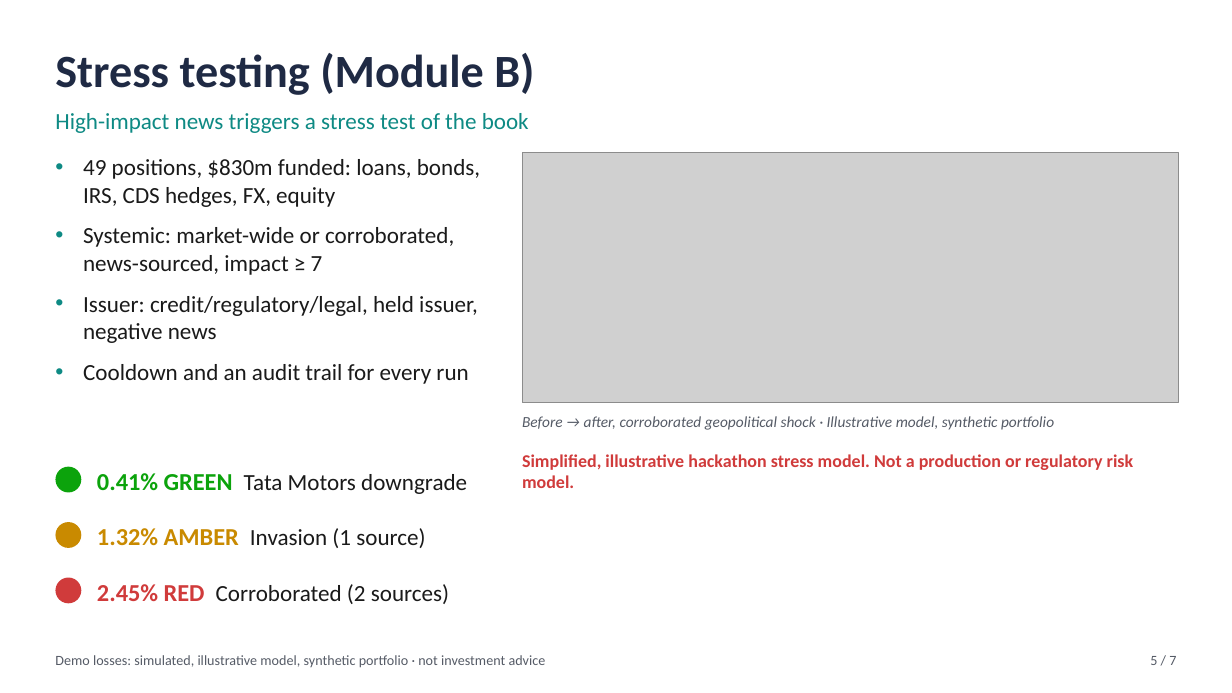
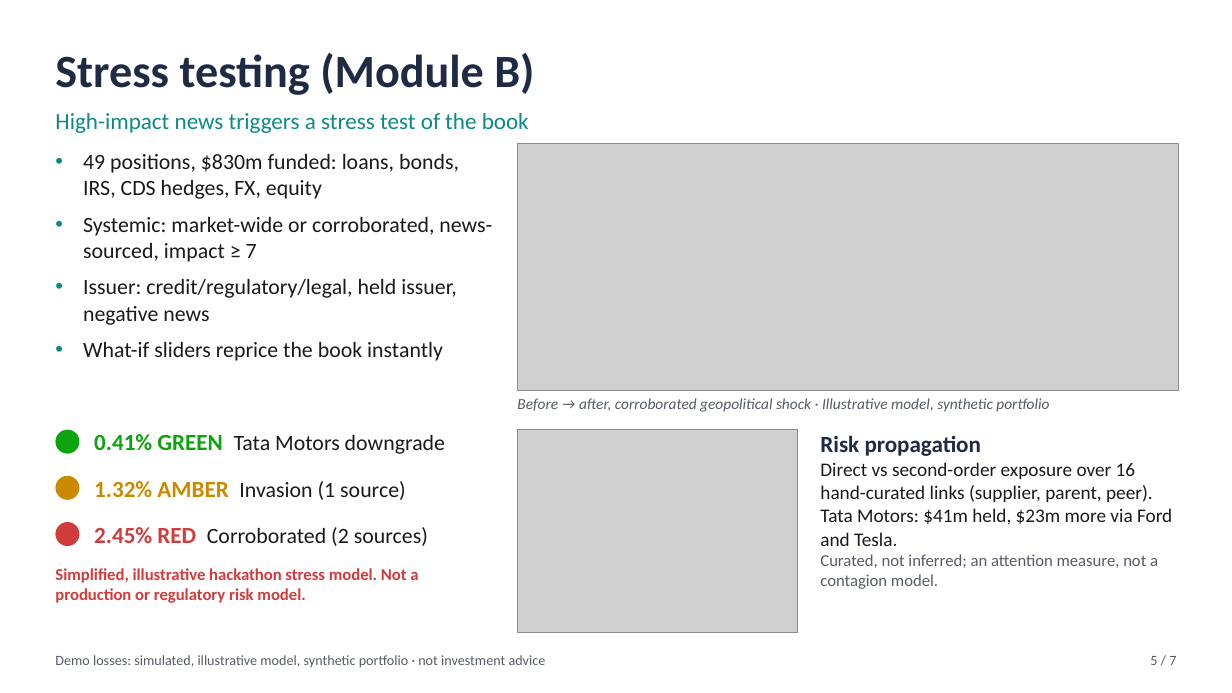
Before and after one commit to console-log-life/ABVIIITM-Gwalior-Apeksha-Jain-hackathon, a slide deck: slide 5 of docs/presentation/Risk_Signal_Engine.pptx. Drawn at 1232x693 pixels with LibreOffice and Linux fonts; fonts in the diff are those of the drawing; grey boxes stand for pictures. Boxes give left, top, right and bottom in pixels: in the first picture for what was removed or moved away, otherwise in the second. Text is boxed around its words. In the diff, an @@ line names an element or a change of style, - is before the commit and + after.

Commit message:
Task F (2/3): dark-theme screenshots (full pages + 1366x768/1920x1080), compact watchlist table that fits at 1366, deck with the propagation graph on slide 5 and watchlist + credit brief on slide 6, README screenshots/features/API examples, DoSelect answer (1,088 words, 19/19)

```diff
--- a/docs/presentation/Risk_Signal_Engine.pptx
+++ b/docs/presentation/Risk_Signal_Engine.pptx
@@ picture resized from (x1=522, y1=152, x2=1178, y2=403) to (x1=518, y1=143, x2=1178, y2=391) @@
@@ text at (x1=83, y1=154, x2=492, y2=325): size 18 to 17 pt in "49 positions, $830m funded: loans, bonds, IRS, ...", "Systemic: market-wide or corroborated, news-sourced, impact  ...", "Issuer: credit/regulatory/legal, held issuer, negative news"; less space between paragraphs @@
@@ text at (x1=83, y1=342, x2=443, y2=361): text changed; size 18 to 17 pt @@
-• Cooldown and an audit trail for every run
+• What-if sliders reprice the book instantly
@@ text "Before → after, corroborated geopolitical ..." moved from (x1=522, y1=416, x2=1054, y2=430) to (x1=517, y1=398, x2=1049, y2=412) @@
@@ ellipse moved from (x1=55, y1=467, x2=81, y2=493) to (x1=55, y1=430, x2=79, y2=454) @@
@@ text "0.41% GREEN Tata Motors downgrade" moved from (x1=97, y1=473, x2=467, y2=494) to (x1=94, y1=434, x2=445, y2=454) @@
@@ text "0.41% GREEN Tata Motors downgrade" at (x1=94, y1=434, x2=445, y2=454): size 19 to 18 pt in "0.41% GREEN"; size 18 to 17 pt in "Tata Motors downgrade" @@
@@ picture added at (x1=518, y1=430, x2=798, y2=633) @@
@@ text added at (x1=820, y1=435, x2=1172, y2=589), 15 pt, text #1A1A1A @@
+Risk propagation
+Direct vs second-order exposure over 16 hand-curated links (supplier, parent, peer). Tata Motors: $41m held, $23m more via Ford and Tesla.
+Curated, not inferred; an attention measure, not a contagion model.
@@ ellipse moved from (x1=55, y1=522, x2=81, y2=548) to (x1=55, y1=476, x2=79, y2=500) @@
@@ text "1.32% AMBER Invasion (1 source)" moved from (x1=97, y1=528, x2=425, y2=548) to (x1=94, y1=481, x2=406, y2=500) @@
@@ text "1.32% AMBER Invasion (1 source)" at (x1=94, y1=481, x2=406, y2=500): size 19 to 18 pt in "1.32% AMBER"; size 18 to 17 pt in "Invasion (1 source)" @@
@@ ellipse moved from (x1=55, y1=578, x2=81, y2=604) to (x1=55, y1=522, x2=79, y2=546) @@
@@ text "2.45% RED Corroborated (2 sources)" moved from (x1=97, y1=584, x2=449, y2=604) to (x1=94, y1=527, x2=428, y2=546) @@
@@ text "2.45% RED Corroborated (2 sources)" at (x1=94, y1=527, x2=428, y2=546): size 19 to 18 pt in "2.45% RED"; size 18 to 17 pt in "Corroborated (2 sources)" @@
@@ text "Simplified, illustrative hackathon stress model. ..." moved from (x1=522, y1=454, x2=1134, y2=488) to (x1=55, y1=568, x2=418, y2=603) @@
@@ text "Simplified, illustrative hackathon stress model. ..." at (x1=55, y1=568, x2=418, y2=603): size 14 to 13 pt @@
```
Also in this commit, not shown: 3 other slides changed, 38 other files.
